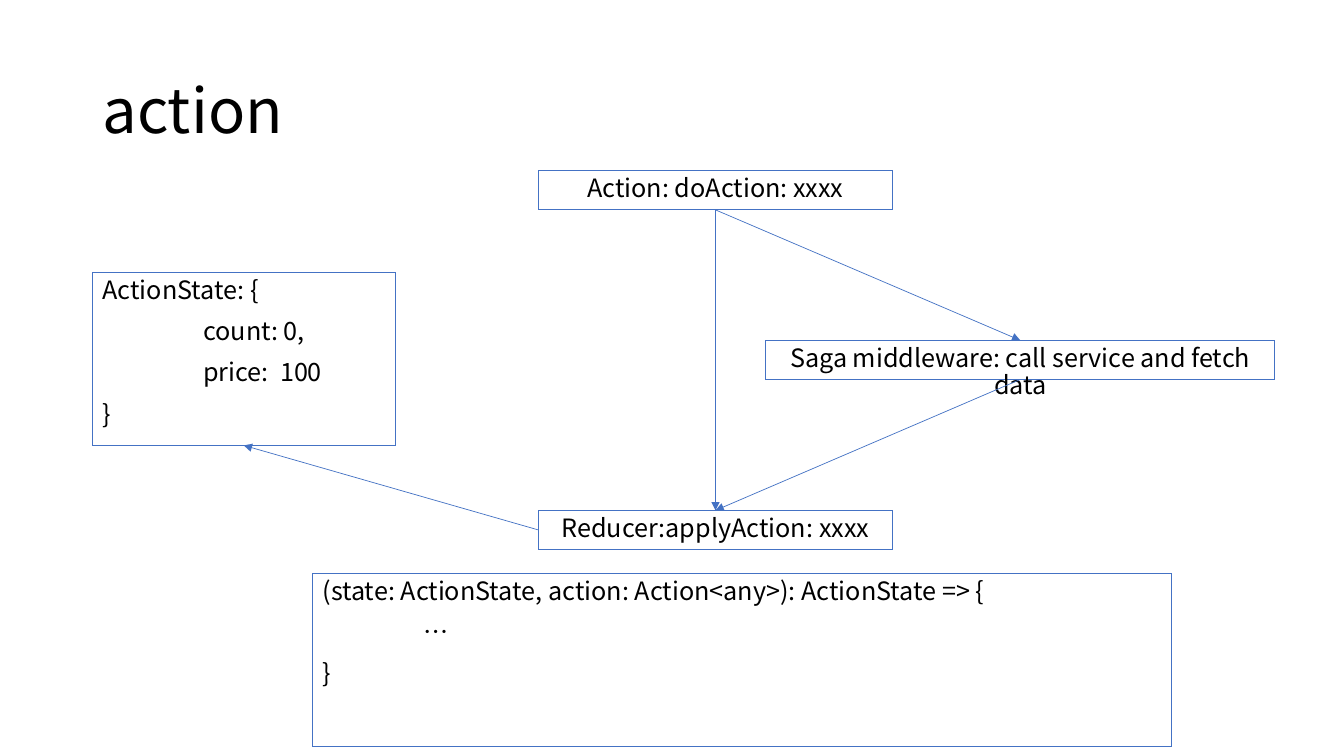
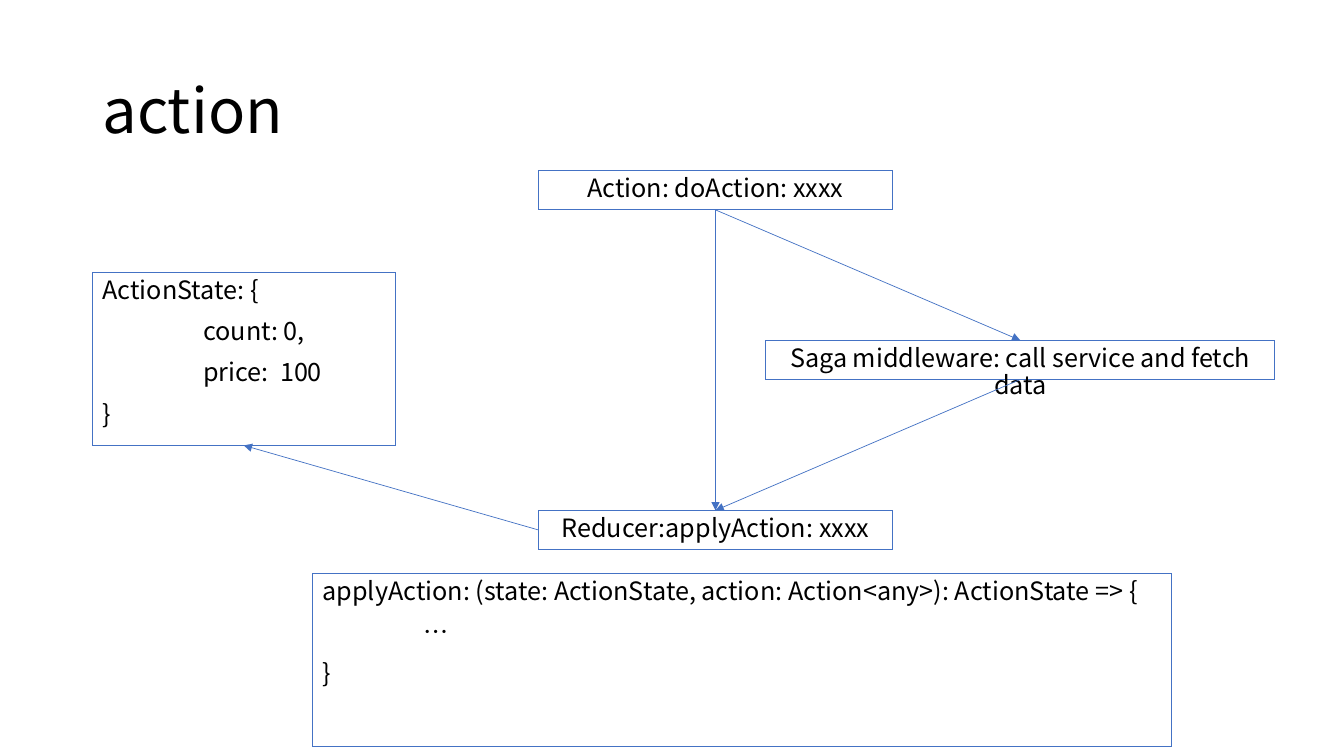
Before and after one commit to gogoyqj/xABC, a slide deck: slide 7 of 二.tkit/Tkit.pptx. Drawn at 1344x756 pixels with LibreOffice and Linux fonts; fonts in the diff are those of the drawing. Boxes give left, top, right and bottom in pixels: in the first picture for what was removed or moved away, otherwise in the second. Text is boxed around its words. In the diff, an @@ line names an element or a change of style, - is before the commit and + after.

Commit message:
Tkit: 更新ppt

```diff
--- a/二.tkit/Tkit.pptx
+++ b/二.tkit/Tkit.pptx
@@ text in rectangle at [323,579,1090,606]: text changed @@
-(state: ActionState, action: Action<any>): ActionState => {
+applyAction: (state: ActionState, action: Action<any>): ActionState => {
```
